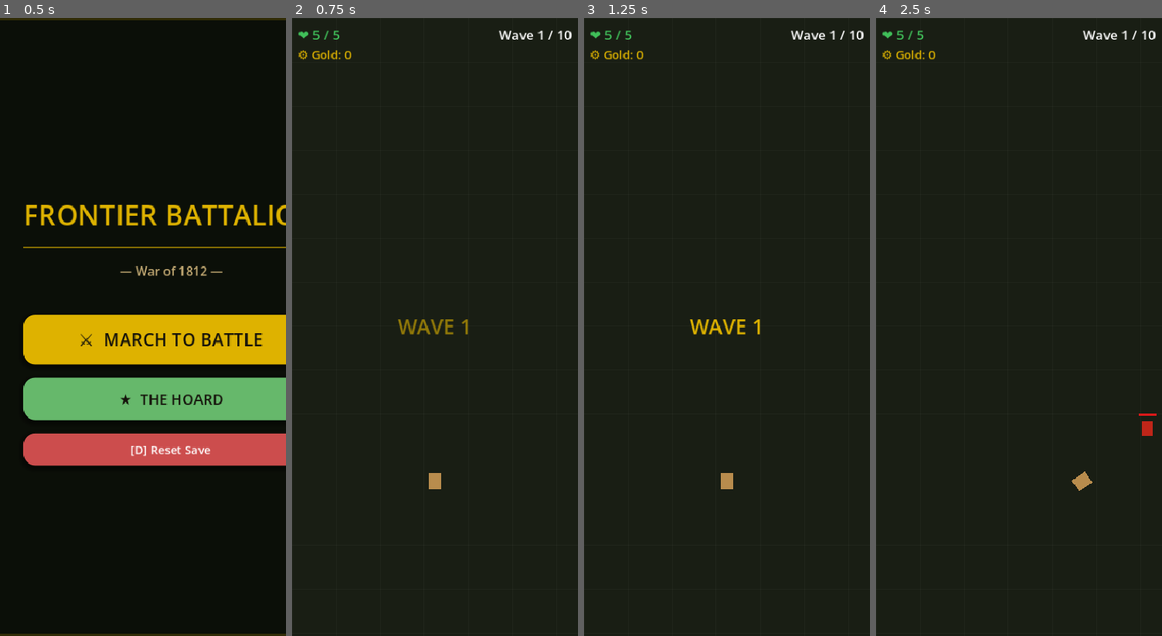
Above: before the commit, frames 1-4 (left to right).
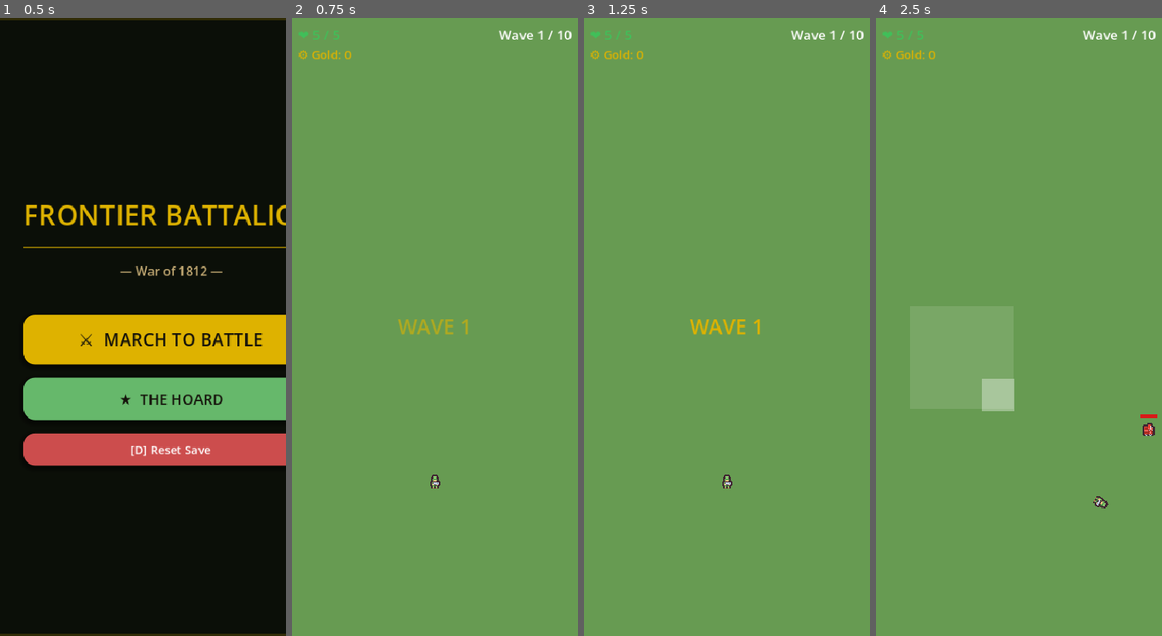
Above: after the commit, the same moments.

Repository: flatbil/Nuthouse-Games
Game: Godot game, scene res://scenes/MainMenu.tscn
Two runs of this game, one before a commit and one after it. Both use one fixed random seed, a clock stepped at 60 frames per second and the inputs below.
Inputs (mouse positions are in pixels of both pictures, inside the frame that each line leads up to):
- Up to frame 1 (0.5 s): no input
- Up to frame 2 (0.75 s): click "⚔ MARCH TO BATTLE" at 0.5 s
- Up to frame 3 (1.25 s): no input
- Up to frame 4 (2.5 s): tap Enter at 1.25 s; move the mouse to (1081, 296) at 1.27 s; hold D 1.28-2 s; click (1081, 296) at 1.42 s; drag from (961, 357) to (1081, 481) at 2.02 s

Frame 1 is identical in both runs. In frame 2, 100% of the frame differs, in the area x 0-100%, y 0-100%; in frame 3, 100%; in frame 4, 100%.

Commit message:
game_03: Add Kenney Tiny Battle sprites replacing ColorRect placeholders
- Copy 17 tiles from Kenney Tiny Battle (CC0) to game_03/assets/sprites/
  - Green soldiers (0120-0125): frontiersman, militiaman, grenadier, scout
  - Blue soldiers (0137-0143): continental, rifleman
  - Red soldiers (0149-0156): skirmisher, musketman, grenadier_enemy, cavalry
  - Grass tiles (0000-0001): battlefield background
- Add "sprite" key to all UNIT_TYPES and ENEMY_TYPES in GameConfig.gd
- Replace ColorRect Body with Sprite2D in Soldier.tscn and Enemy.tscn
- Update Soldier.gd and Enemy.gd to load sprite texture + scale by size/16
- Swap color/color:a tweens to modulate/modulate:a for Sprite2D
- Charge-up warning now uses modulate overlay (yellow/orange glow)
- Replace dark grid background in Game.gd with tiled grass texture + dark overlay

Co-Authored-By: Claude Sonnet 4.6 <noreply@anthropic.com>

Diff:
--- a/game_03/config/GameConfig.gd
+++ b/game_03/config/GameConfig.gd
@@ -24,6 +24,7 @@
 		"bullet_speed": 420.0,
 		"color":        Color(0.72, 0.55, 0.30),   # buckskin
 		"size":         Vector2(18, 22),
+		"sprite":       "tile_0124",
 		"description":  "Your starting unit. Reliable rifle, good range.",
 	},
 	"militiaman": {
@@ -36,6 +37,7 @@
 		"bullet_speed": 380.0,
 		"color":        Color(0.45, 0.55, 0.40),   # drab green
 		"size":         Vector2(16, 20),
+		"sprite":       "tile_0122",
 		"description":  "Fast firing, low HP. Good in numbers.",
 	},
 	"continental": {
@@ -48,6 +50,7 @@
 		"bullet_speed": 400.0,
 		"color":        Color(0.20, 0.30, 0.65),   # blue coat
 		"size":         Vector2(18, 22),
+		"sprite":       "tile_0142",
 		"description":  "Disciplined soldier. Steady under fire.",
 	},
 	"rifleman": {
@@ -60,6 +63,7 @@
 		"bullet_speed": 550.0,
 		"color":        Color(0.35, 0.55, 0.25),   # dark green
 		"size":         Vector2(16, 20),
+		"sprite":       "tile_0143",
 		"description":  "Long range, high damage, slow reload.",
 	},
 	"grenadier": {
@@ -72,6 +76,7 @@
 		"bullet_speed": 250.0,
 		"color":        Color(0.70, 0.20, 0.15),   # red coat (captured!)
 		"size":         Vector2(20, 24),
+		"sprite":       "tile_0125",
 		"description":  "Slow but devastating. Grenade arc damage.",
 		"is_grenade":   true,
 		"grenade_radius": 80.0,
@@ -86,6 +91,7 @@
 		"bullet_speed": 500.0,
 		"color":        Color(0.80, 0.45, 0.20),   # copper
 		"size":         Vector2(15, 19),
+		"sprite":       "tile_0120",
 		"description":  "Fastest unit. Rapid-fire tomahawk.",
 	},
 }
@@ -103,6 +109,7 @@
 		"reward":       3,
 		"color":        Color(0.75, 0.15, 0.10),
 		"size":         Vector2(16, 20),
+		"sprite":       "tile_0149",
 		"is_melee":     true,
 	},
 	"musketman": {
@@ -116,6 +123,7 @@
 		"reward":       5,
 		"color":        Color(0.80, 0.12, 0.10),
 		"size":         Vector2(18, 22),
+		"sprite":       "tile_0151",
 		"is_melee":     false,
 	},
 	"grenadier_enemy": {
@@ -129,6 +137,7 @@
 		"reward":       12,
 		"color":        Color(0.85, 0.20, 0.15),
 		"size":         Vector2(20, 25),
+		"sprite":       "tile_0153",
 		"is_melee":     false,
 		"is_grenade":   true,
 		"grenade_radius": 70.0,
@@ -144,6 +153,7 @@
 		"reward":       10,
 		"color":        Color(0.60, 0.10, 0.10),
 		"size":         Vector2(22, 18),
+		"sprite":       "tile_0156",
 		"is_melee":     true,
 		"is_cavalry":   true,
 	},
--- a/game_03/scenes/Enemy.gd
+++ b/game_03/scenes/Enemy.gd
@@ -19,7 +19,7 @@
 var _is_alive:     bool   = true
 var _charge_dir:   Vector2 = Vector2.ZERO
 
-@onready var body:    ColorRect = $Body
+@onready var body:    Sprite2D = $Body
 @onready var hp_bar:  ColorRect = $HPBar
 @onready var hp_bg:   ColorRect = $HPBarBG
 
@@ -43,11 +43,9 @@
 	is_grenade    = bool(cfg.get("is_grenade", false))
 	grenade_radius = float(cfg.get("grenade_radius", 70.0))
 	var sz: Vector2 = cfg.get("size", Vector2(18, 22))
-	body.color         = cfg["color"]
-	body.offset_left   = -sz.x * 0.5
-	body.offset_top    = -sz.y * 0.5
-	body.offset_right  =  sz.x * 0.5
-	body.offset_bottom =  sz.y * 0.5
+	var sprite_name: String = cfg.get("sprite", "tile_0151")
+	body.texture = load("res://assets/sprites/" + sprite_name + ".png")
+	body.scale   = sz / 16.0
 	# Resize collision to match
 	($Shape.shape as CircleShape2D).radius = sz.x * 0.55
 	_update_hp_bar()
@@ -63,8 +61,8 @@
 	current_hp -= amount
 	_update_hp_bar()
 	var tween := create_tween()
-	tween.tween_property(body, "color", Color.WHITE, 0.05)
-	tween.tween_property(body, "color", GameConfig.ENEMY_TYPES[enemy_type]["color"], 0.12)
+	tween.tween_property(body, "modulate", Color(4.0, 4.0, 4.0, 1.0), 0.05)
+	tween.tween_property(body, "modulate", Color(1.0, 1.0, 1.0, 1.0), 0.12)
 	if current_hp <= 0:
 		_die()
 
@@ -108,15 +106,15 @@
 
 
 func _update_charge_visual() -> void:
-	# Lerp body color from base → bright yellow as shot charges up.
+	# Lerp modulate from normal → bright yellow as shot charges up.
 	# Only kicks in during the last 60% of the reload window.
 	var charge_ratio: float = _fire_timer / fire_rate
 	if charge_ratio < 0.4:
-		body.color = GameConfig.ENEMY_TYPES[enemy_type]["color"]
+		body.modulate = Color(1.0, 1.0, 1.0, 1.0)
 		return
 	var t: float = (charge_ratio - 0.4) / 0.6   # 0→1 over the warning window
-	var warn_color := Color(1.0, 0.85, 0.0) if not is_grenade else Color(1.0, 0.45, 0.0)
-	body.color = GameConfig.ENEMY_TYPES[enemy_type]["color"].lerp(warn_color, t)
+	var warn_color := Color(2.0, 1.7, 0.0, 1.0) if not is_grenade else Color(2.0, 0.9, 0.0, 1.0)
+	body.modulate = Color(1.0, 1.0, 1.0, 1.0).lerp(warn_color, t)
 
 
 func _shoot() -> void:
@@ -150,7 +148,7 @@
 	GameManager.add_run_hoard(reward)
 	var tween := create_tween()
 	tween.set_parallel(true)
-	tween.tween_property(body,   "color:a", 0.0, 0.25)
+	tween.tween_property(body,   "modulate:a", 0.0, 0.25)
 	tween.tween_property(hp_bar, "modulate:a", 0.0, 0.25)
 	tween.tween_property(hp_bg,  "modulate:a", 0.0, 0.25)
 	await tween.finished
--- a/game_03/scenes/Enemy.tscn
+++ b/game_03/scenes/Enemy.tscn
@@ -1,6 +1,7 @@
-[gd_scene load_steps=3 format=3 uid="uid://fb03enemy001"]
+[gd_scene load_steps=4 format=3 uid="uid://fb03enemy001"]
 
 [ext_resource type="Script" path="res://scenes/Enemy.gd" id="1_script"]
+[ext_resource type="Texture2D" path="res://assets/sprites/tile_0151.png" id="2_tex"]
 
 [sub_resource type="CircleShape2D" id="CircleShape2D_1"]
 radius = 12.0
@@ -10,11 +11,9 @@
 collision_mask = 6
 script = ExtResource("1_script")
 
-[node name="Body" type="ColorRect" parent="."]
-offset_left = -10.0
-offset_top = -12.0
-offset_right = 10.0
-offset_bottom = 12.0
+[node name="Body" type="Sprite2D" parent="."]
+texture = ExtResource("2_tex")
+texture_filter = 5
 
 [node name="Shape" type="CollisionShape2D" parent="."]
 shape = SubResource("CircleShape2D_1")
--- a/game_03/scenes/Game.gd
+++ b/game_03/scenes/Game.gd
@@ -391,24 +391,25 @@
 
 # ── Background ────────────────────────────────────────
 func _draw_background() -> void:
-	var bg := ColorRect.new()
-	bg.color = GameConfig.COLOR_DARK_BG
-	bg.size  = get_viewport_rect().size
-	bg.z_index = -10
-	world.add_child(bg)
-	# Simple grid lines for battlefield feel
-	for i in range(0, int(get_viewport_rect().size.x), 60):
-		var line := ColorRect.new()
-		line.color = Color(1.0, 1.0, 1.0, 0.03)
-		line.size  = Vector2(1.0, get_viewport_rect().size.y)
-		line.position = Vector2(i, 0)
-		world.add_child(line)
-	for j in range(0, int(get_viewport_rect().size.y), 60):
-		var line := ColorRect.new()
-		line.color = Color(1.0, 1.0, 1.0, 0.03)
-		line.size  = Vector2(get_viewport_rect().size.x, 1.0)
-		line.position = Vector2(0, j)
-		world.add_child(line)
+	var vp: Vector2 = get_viewport_rect().size
+	# Tiled grass using Kenney Tiny Battle tile
+	var grass_tex := load("res://assets/sprites/tile_0000.png") as Texture2D
+	var grass := Sprite2D.new()
+	grass.texture = grass_tex
+	grass.texture_repeat = CanvasItem.TEXTURE_REPEAT_ENABLED
+	grass.texture_filter = CanvasItem.TEXTURE_FILTER_NEAREST
+	grass.region_enabled = true
+	grass.region_rect    = Rect2(0.0, 0.0, vp.x, vp.y)
+	grass.position       = vp * 0.5
+	grass.z_index        = -10
+	world.add_child(grass)
+	# Subtle dark overlay so HUD text stays readable
+	var overlay := ColorRect.new()
+	overlay.color    = Color(0.0, 0.0, 0.0, 0.22)
+	overlay.size     = vp
+	overlay.z_index  = -9
+	overlay.mouse_filter = Control.MOUSE_FILTER_IGNORE
+	world.add_child(overlay)
 
 
 # ── Helper ────────────────────────────────────────────
--- a/game_03/scenes/Soldier.gd
+++ b/game_03/scenes/Soldier.gd
@@ -13,7 +13,7 @@
 var _fire_timer: float = 0.0
 var _is_alive:   bool  = true
 
-@onready var body: ColorRect = $Body
+@onready var body: Sprite2D = $Body
 
 signal died(soldier: Node)
 
@@ -30,21 +30,19 @@
 	is_grenade   = bool(cfg.get("is_grenade", false))
 	grenade_radius = float(cfg.get("grenade_radius", 70.0))
 	var sz: Vector2 = cfg.get("size", Vector2(18, 22))
-	body.color          = cfg["color"]
-	body.offset_left    = -sz.x * 0.5
-	body.offset_top     = -sz.y * 0.5
-	body.offset_right   =  sz.x * 0.5
-	body.offset_bottom  =  sz.y * 0.5
+	var sprite_name: String = cfg.get("sprite", "tile_0124")
+	body.texture = load("res://assets/sprites/" + sprite_name + ".png")
+	body.scale   = sz / 16.0
 
 
 func take_damage(amount: float) -> void:
 	if not _is_alive:
 		return
 	current_hp -= amount
-	# Flash red
+	# Flash white
 	var tween := create_tween()
-	tween.tween_property(body, "color", Color.WHITE, 0.05)
-	tween.tween_property(body, "color", GameConfig.UNIT_TYPES[unit_type]["color"], 0.15)
+	tween.tween_property(body, "modulate", Color(4.0, 4.0, 4.0, 1.0), 0.05)
+	tween.tween_property(body, "modulate", Color(1.0, 1.0, 1.0, 1.0), 0.15)
 	if current_hp <= 0:
 		_die()
 
@@ -100,7 +98,7 @@
 	_is_alive = false
 	var tween := create_tween()
 	tween.set_parallel(true)
-	tween.tween_property(body, "color:a", 0.0, 0.3)
+	tween.tween_property(body, "modulate:a", 0.0, 0.3)
 	tween.tween_property(self, "scale", Vector2(0.1, 0.1), 0.3)
 	await tween.finished
 	died.emit(self)
--- a/game_03/scenes/Soldier.tscn
+++ b/game_03/scenes/Soldier.tscn
@@ -1,6 +1,7 @@
-[gd_scene load_steps=3 format=3 uid="uid://fb03soldier01"]
+[gd_scene load_steps=4 format=3 uid="uid://fb03soldier01"]
 
 [ext_resource type="Script" path="res://scenes/Soldier.gd" id="1_script"]
+[ext_resource type="Texture2D" path="res://assets/sprites/tile_0124.png" id="2_tex"]
 
 [sub_resource type="CircleShape2D" id="CircleShape2D_1"]
 radius = 10.0
@@ -10,11 +11,9 @@
 collision_mask = 16
 script = ExtResource("1_script")
 
-[node name="Body" type="ColorRect" parent="."]
-offset_left = -9.0
-offset_top = -11.0
-offset_right = 9.0
-offset_bottom = 11.0
+[node name="Body" type="Sprite2D" parent="."]
+texture = ExtResource("2_tex")
+texture_filter = 5
 
 [node name="Shape" type="CollisionShape2D" parent="."]
 shape = SubResource("CircleShape2D_1")
Binary file added: game_03/assets/sprites/tile_0000.png
Binary file added: game_03/assets/sprites/tile_0001.png
Binary file added: game_03/assets/sprites/tile_0120.png
Binary file added: game_03/assets/sprites/tile_0121.png
Binary file added: game_03/assets/sprites/tile_0122.png
Binary file added: game_03/assets/sprites/tile_0123.png
Binary file added: game_03/assets/sprites/tile_0124.png
Binary file added: game_03/assets/sprites/tile_0125.png
Binary file added: game_03/assets/sprites/tile_0137.png
Binary file added: game_03/assets/sprites/tile_0138.png
Binary file added: game_03/assets/sprites/tile_0142.png
Binary file added: game_03/assets/sprites/tile_0143.png
(and 5 more such lines)
